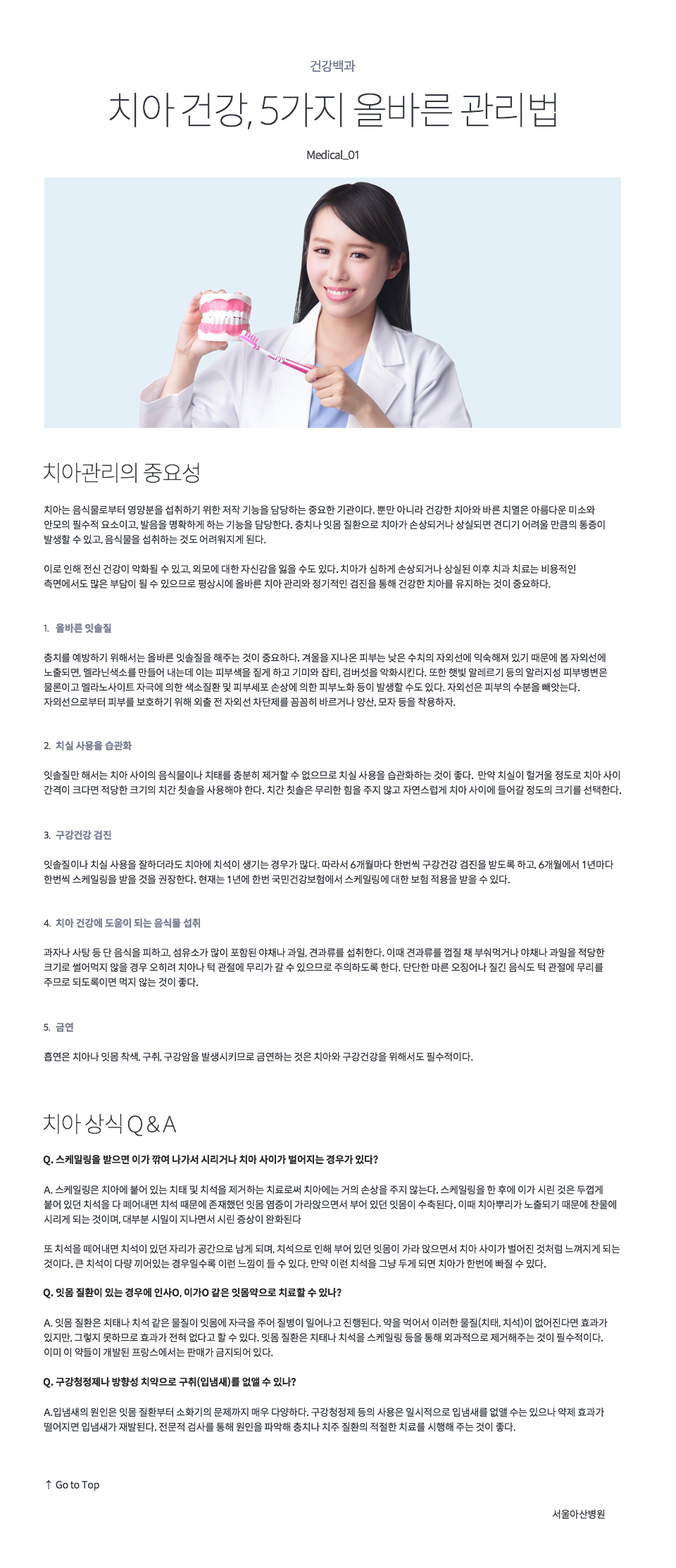
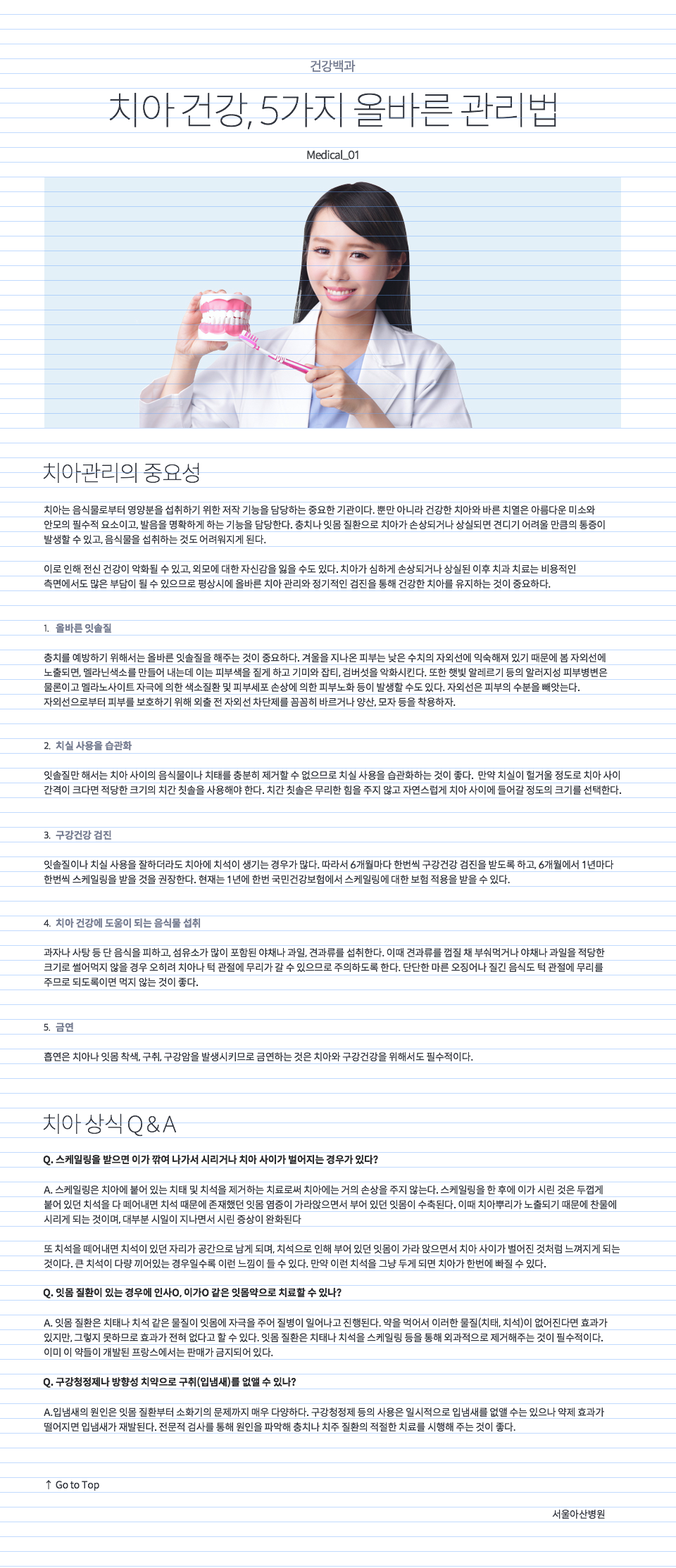
Before/after of a 676×1568 layered artwork. What changed in the layer stack:
showed group "GRID" (1 layers) over left=0, top=14, right=676, bottom=1567
